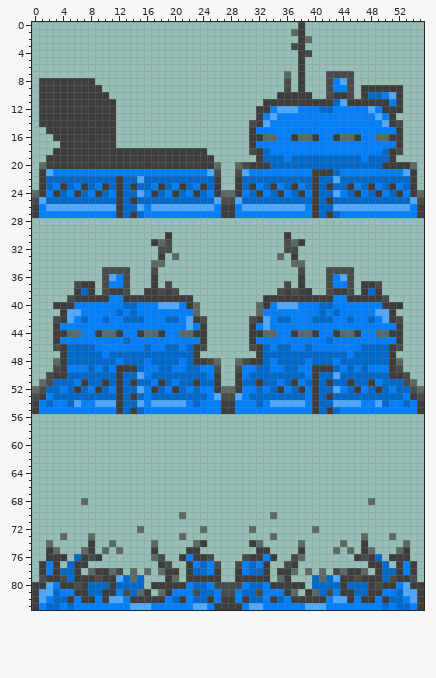
Sprite sheet, stored at gfx/fieldcommcenter0.png. The first picture shows the starting point.
The file is 56x84 pixels.
The result:
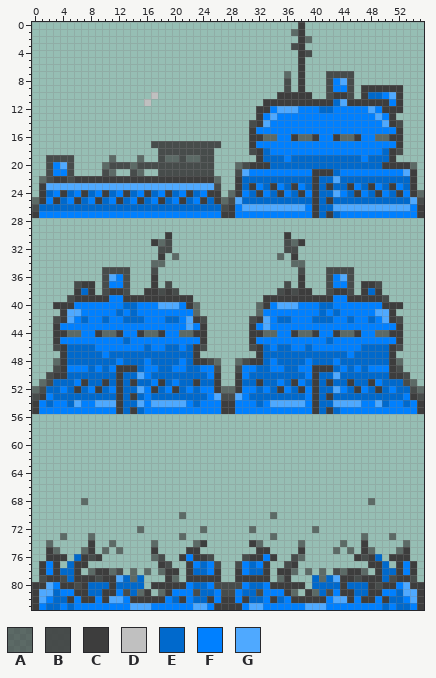
Palette (. is transparent): A #3d3d3da7  B #3d3d3de1  C #3d3d3d  D #c0c0c0  E #0069cc  F #0080ff  G #4fa9ff
Edits made:
y 8: x 1..8 CCCCCCCC -> ........
y 9: x 1..9 CCCCCCCCC -> .........
y 10: x 1..10 CCCCCCCCCC -> ..........; x 17 . -> D
y 11: x 1..11 CCCCCCCCCCC -> ...........; x 16 . -> D
y 12..14: x 1..11 CCCCCCCCCCC -> ...........
y 15: x 2..11 CCCCCCCCCC -> ..........
y 16: x 3..11 CCCCCCCCC -> .........
y 17: x 4..11 CCCCCCCC -> ........; x 17..26 .......... -> BBBBBBBBBB
y 18: x 3..25 CCCCCCCCCCCCCCCCCCCCCC. -> ...............BBBBBBBB
y 19: x 2..25 CCCCCCCCCCCCCCCCCCCCCCCC -> BBBB.....A...A..BAABAABB
y 20: x 1..26 ACCCCCCCCCCCCCCCCCCCCCCCCA -> .BFGB....ABBBABBBBBBBBBBB.
y 21: x 1..2 CG -> .B; x 5..26 FFFFFFFFFFFFFFFFFFFFGB -> B....BA..BA..BBBBBBBB.
y 22: x 1..11 CEEEEEEEEEE -> ABCCBCCCCCC; x 13..26 EEGEEEEEEEEEEC -> CCCCCCCCCCCCCA
y 23: x 2..26 EFCEFCEFCECECEEFCEFCEFCEC -> GGGGGGGGGGGGGGGGGGGGGGGGB
y 24: x 0 A -> .; x 2..13 FCEFCEFCEFCE -> EFCEFCEFCEFC; x 15..25 GFCEFCEFCEF -> FCEFCEFCEFC; x 27 A -> .
y 25: x 0..3 BGEE -> ACFC; x 5..6 EE -> FC; x 8..9 EE -> FC; x 11 E -> F; x 14..15 CE -> FC; x 17..18 EE -> FC; x 20..21 EE -> FC; x 23..24 EE -> FC; x 26..27 GB -> CA
y 26: x 0..12 CFGGGGGGGGGGC -> BEEEEEEEEEEEE; x 15..27 GFGGGGGGGGGFC -> EEEEEEEEEEEEB
y 27: x 12..15 CECE -> FFFF
Where, in picture pixels (left, top, right, bottom), the same in both pictures:
changed: (32, 78, 228, 218)
